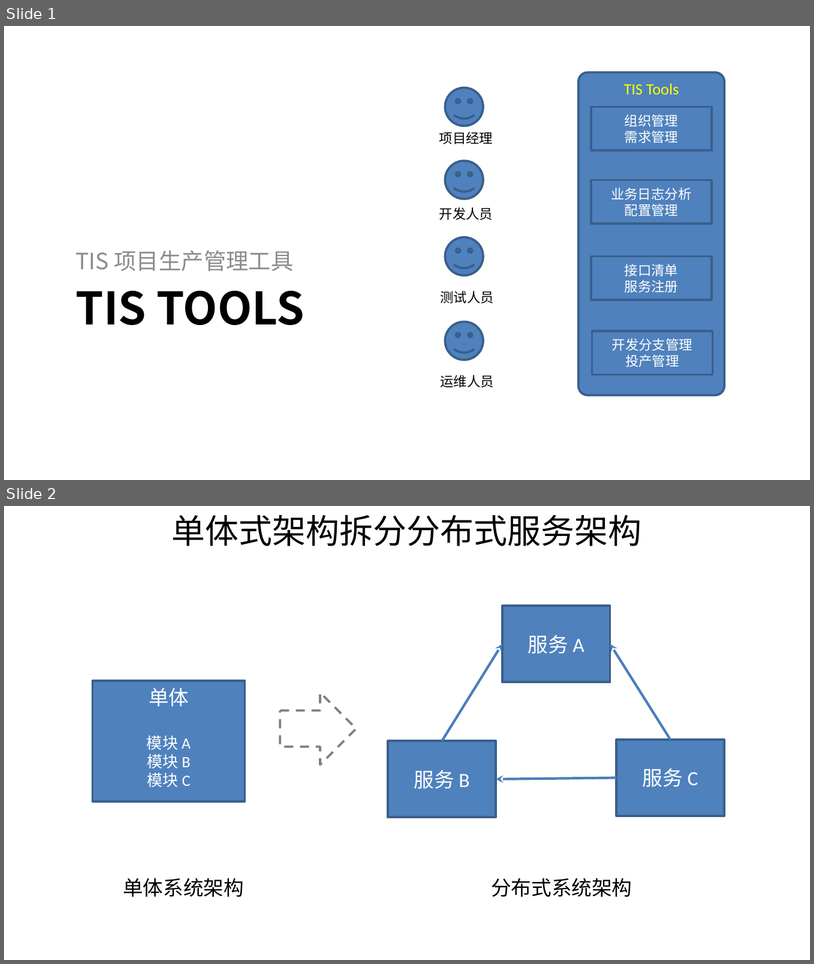
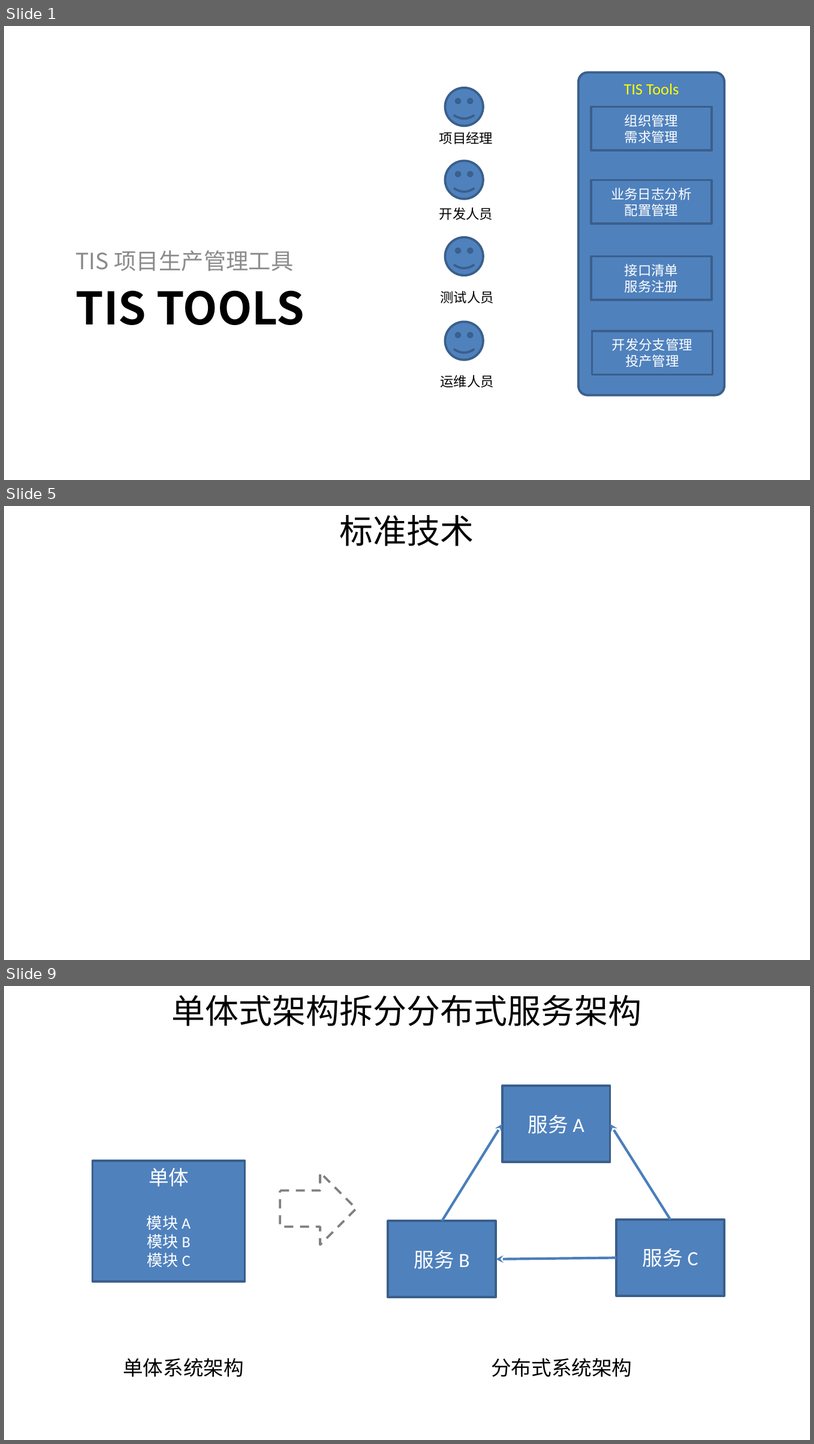
Before and after one commit to shiyunlai/tistools, a slide deck: TIStools.pptx. Shown one above the other, each under a label of ours: slides 1 and 2 before the commit, slides 1, 5 and 9 after it; the slides between them are not shown. The pictures are 814x964 and 814x1444 pixels, drawn with LibreOffice and Linux fonts; fonts in the diff are those of the drawing. Boxes give left, top, right and bottom in pixels: in the first picture for what was removed or moved away, otherwise in the second. Text is boxed around its words. In the diff, an @@ line names an element or a change of style, - is before the commit and + after.

```diff
--- a/TIStools.pptx
+++ b/TIStools.pptx
@@ slide 5 added at box(4, 506, 810, 960), background #FFFFFF @@
@@ text added at box(340, 515, 474, 546), 30 pt, text #000000 @@
+标准技术
@@ what was slide 2 is now slide 9 @@
```
Also in this commit, not shown: 3 slides changed, 5 other slides added.
